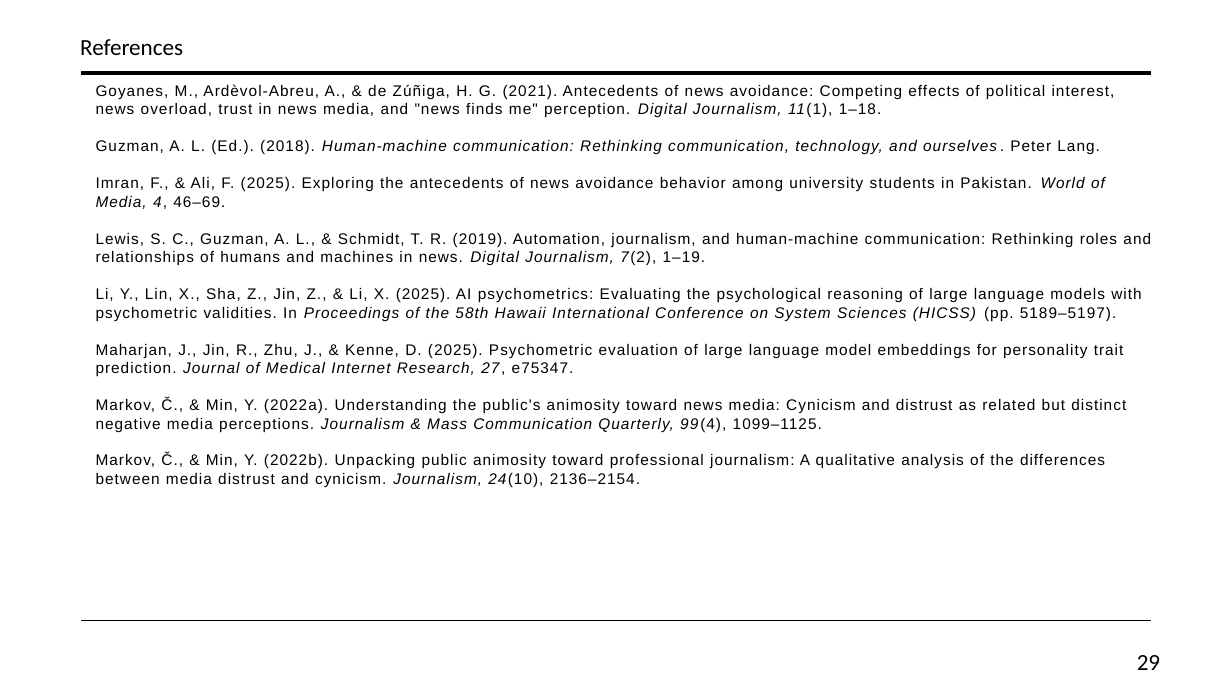
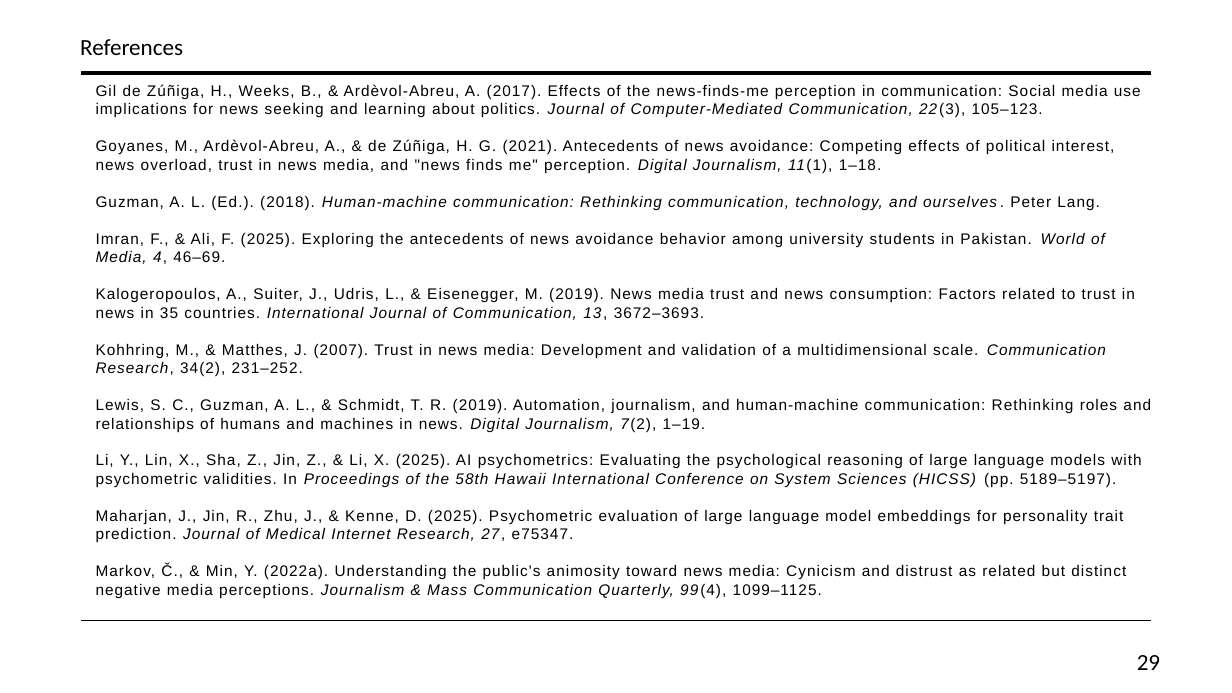
Before and after one commit to SongJongbeen/26-1, a slide deck: slide 29 of mac539/term-paper/Do Machines Trust the News Slide (Final).pptx. Drawn at 1232x693 pixels with LibreOffice and Linux fonts; fonts in the diff are those of the drawing. Boxes give left, top, right and bottom in pixels: in the first picture for what was removed or moved away, otherwise in the second. Text is boxed around its words. In the diff, an @@ line names an element or a change of style, - is before the commit and + after.

```diff
--- a/mac539/term-paper/Do Machines Trust the News Slide (Final).pptx
+++ b/mac539/term-paper/Do Machines Trust the News Slide (Final).pptx
@@ text at box(96, 84, 1141, 118): paragraph added @@
+Gil de Zúñiga, H., Weeks, B., & Ardèvol-Abreu, A. (2017). Effects of the news-finds-me perception in communication: Social media use implications for news seeking and learning about politics. Journal of Computer-Mediated Communication, 22(3), 105–123.
@@ text at box(96, 288, 1135, 377): paragraphs added @@
+Kalogeropoulos, A., Suiter, J., Udris, L., & Eisenegger, M. (2019). News media trust and news consumption: Factors related to trust in news in 35 countries. International Journal of Communication, 13, 3672–3693.
+Kohhring, M., & Matthes, J. (2007). Trust in news media: Development and validation of a multidimensional scale. Communication Research, 34(2), 231–252.
@@ text at box(96, 453, 1105, 487): paragraph removed @@
-Markov, Č., & Min, Y. (2022b). Unpacking public animosity toward professional journalism: A qualitative analysis of the differences between media distrust and cynicism. Journalism, 24(10), 2136–2154.
```
Also in this commit, not shown: 13 other slides changed, 11 slides added, 11 slides removed, 12 other files.
